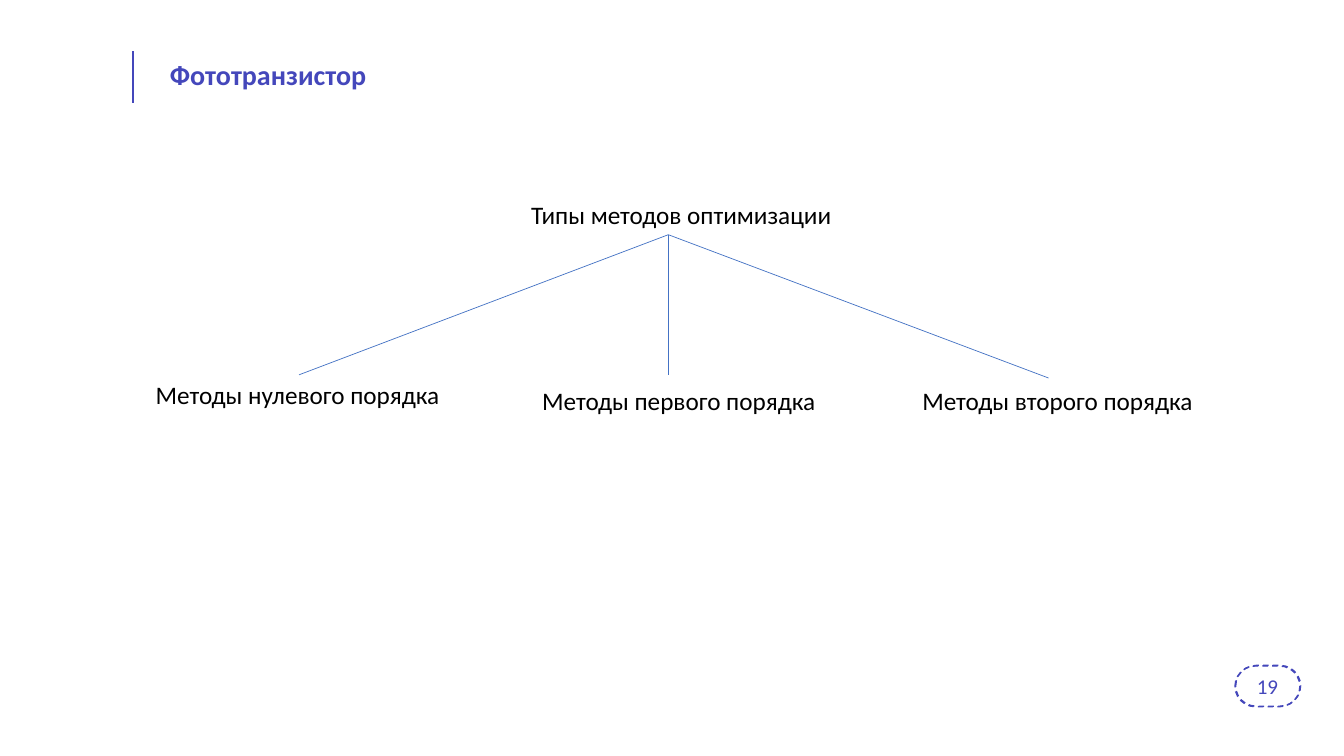
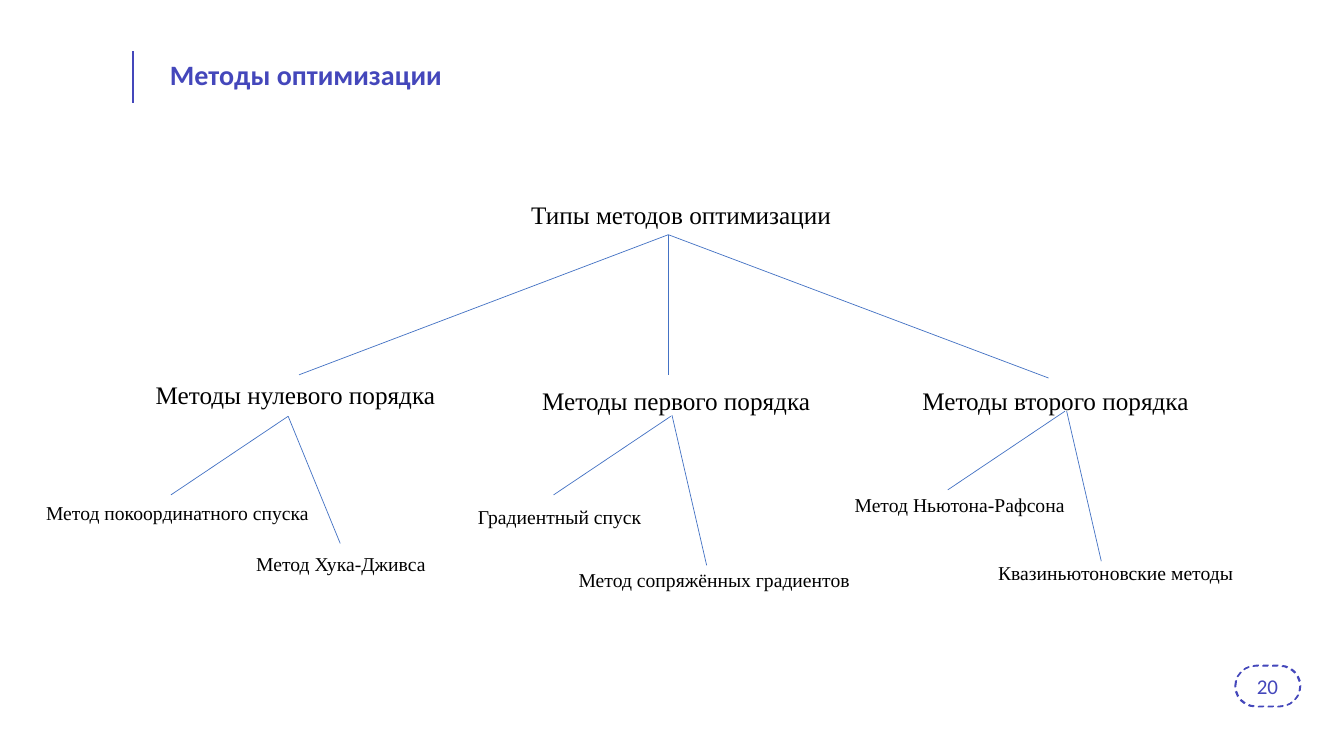
Before and after one commit to PytAZU/Diss, a slide deck: slide 20 of Шаблон_презентации_для_защит_ПИШ.pptx (slide 19 before the commit). Drawn at 1344x756 pixels with LibreOffice and Linux fonts; fonts in the diff are those of the drawing; background and template pictures are left out. Boxes give left, top, right and bottom in pixels: in the first picture for what was removed or moved away, otherwise in the second. Text is boxed around its words. In the diff, an @@ line names an element or a change of style, - is before the commit and + after.

```diff
--- a/Шаблон_презентации_для_защит_ПИШ.pptx
+++ b/Шаблон_презентации_для_защит_ПИШ.pptx
@@ title at bbox=[170, 67, 442, 90]: text changed @@
-Фототранзистор
+Методы оптимизации
@@ font Calibri to Times New Roman in 4 elements at bbox=[156, 387, 435, 410], bbox=[542, 393, 810, 416], bbox=[922, 393, 1188, 416], bbox=[531, 207, 830, 229] @@
@@ line added from (288, 416) to (171, 495), #4472C4 0.5 pt @@
@@ line added from (288, 416) to (341, 543), #4472C4 0.5 pt @@
@@ line added from (671, 416) to (554, 495), #4472C4 0.5 pt @@
@@ line added from (673, 415) to (707, 566), #4472C4 0.5 pt @@
@@ line added from (1066, 411) to (948, 490), #4472C4 0.5 pt @@
@@ line added from (1067, 411) to (1102, 562), #4472C4 0.5 pt @@
@@ text added at bbox=[46, 507, 309, 525], 14 pt, text #000000 @@
+Метод покоординатного спуска
@@ text added at bbox=[855, 498, 1064, 517], 14 pt, text #000000 @@
+Метод Ньютона-Рафсона
@@ text added at bbox=[478, 510, 641, 529], 14 pt, text #000000 @@
+Градиентный спуск
@@ text added at bbox=[256, 558, 426, 576], 14 pt, text #000000 @@
+Метод Хука-Дживса
@@ text added at bbox=[998, 567, 1233, 584], 14 pt, text #000000 @@
+Квазиньютоновские методы
@@ text added at bbox=[579, 574, 850, 592], 14 pt, text #000000 @@
+Метод сопряжённых градиентов
@@ text at bbox=[1257, 680, 1278, 694]: text changed @@
-19
+20
```
Also in this commit, not shown: 16 other slides changed, 2 slides added, 1 slide removed, 22 other files.
